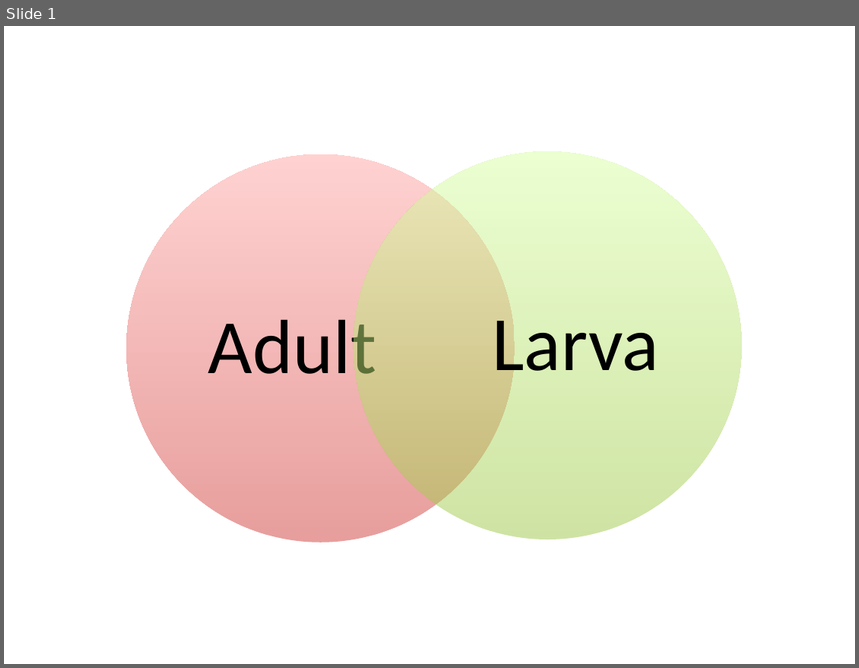
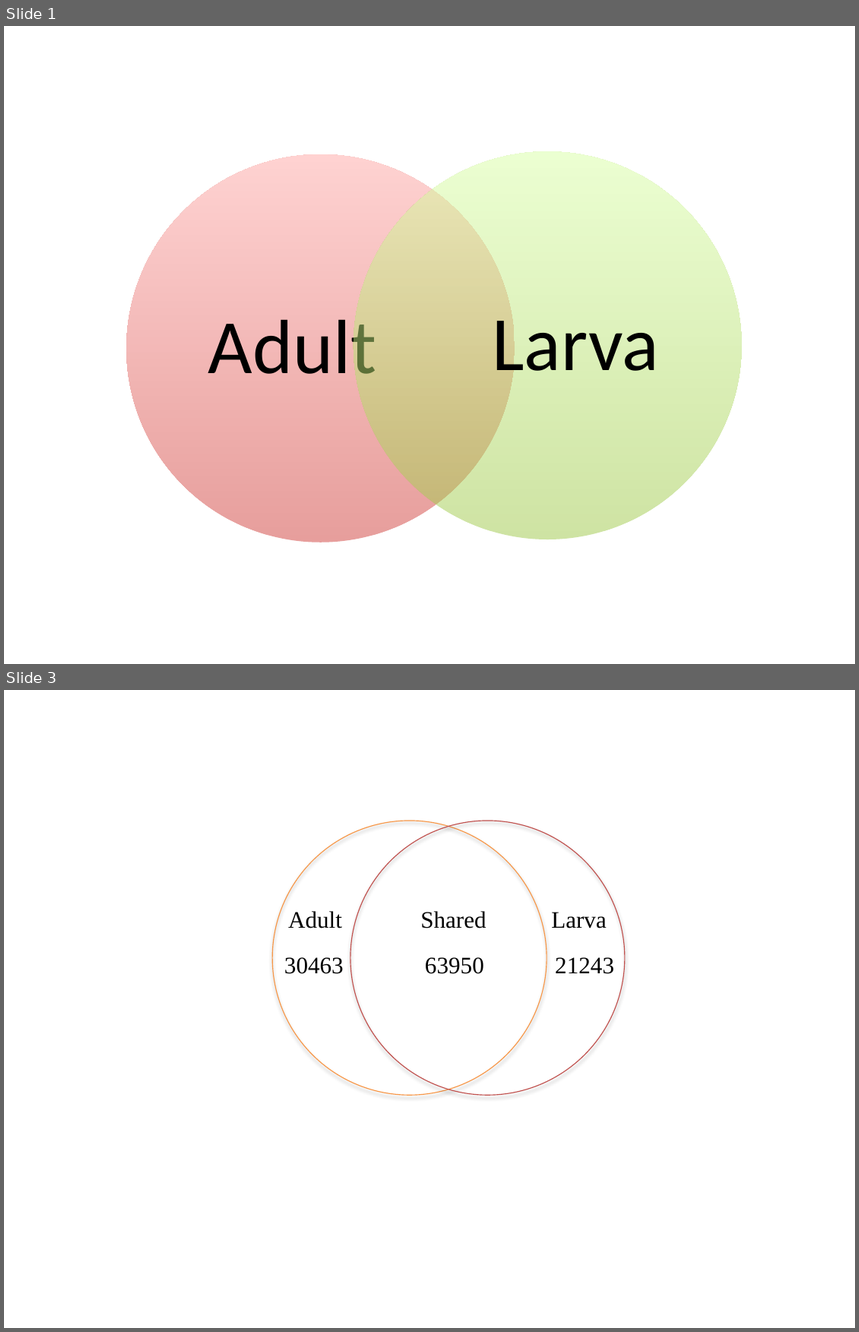
Before and after one commit to macmanes-lab/Lindsay, a slide deck: venn_diagram.pptx. Shown one above the other, each under a label of ours: slide 1 before the commit, slides 1 and 3 after it; the slides between them are not shown. The pictures are 859x668 and 859x1332 pixels, drawn with LibreOffice and Linux fonts; fonts in the diff are those of the drawing. Boxes give left, top, right and bottom in pixels: in the first picture for what was removed or moved away, otherwise in the second. Text is boxed around its words. In the diff, an @@ line names an element or a change of style, - is before the commit and + after.

```diff
--- a/venn_diagram.pptx
+++ b/venn_diagram.pptx
@@ slide 3 added at (4, 690, 855, 1328), background #FFFFFF @@
@@ group added at (272, 821, 624, 1096): 2 ellipses, 2 texts @@
+Adult Shared Larva
+30463 63950 21243
```
Also in this commit, not shown: 1 slide changed, 11 other files.
